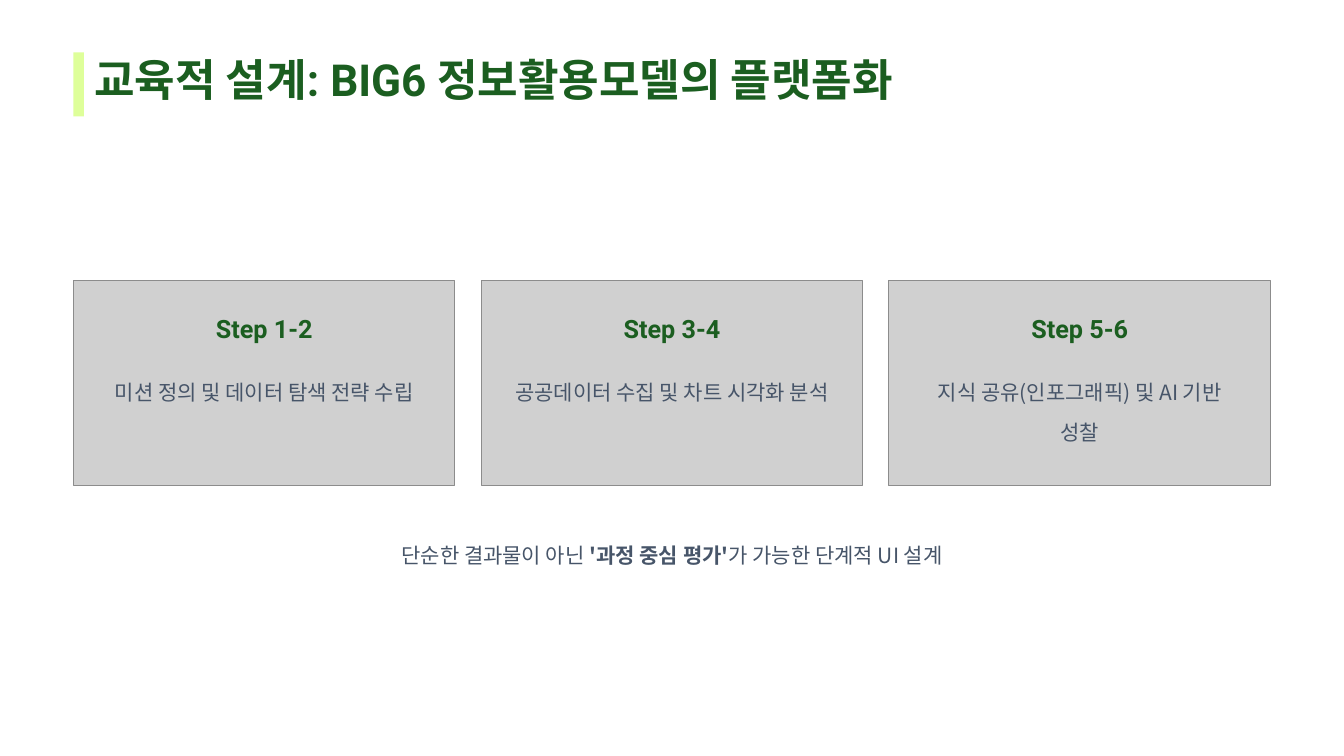
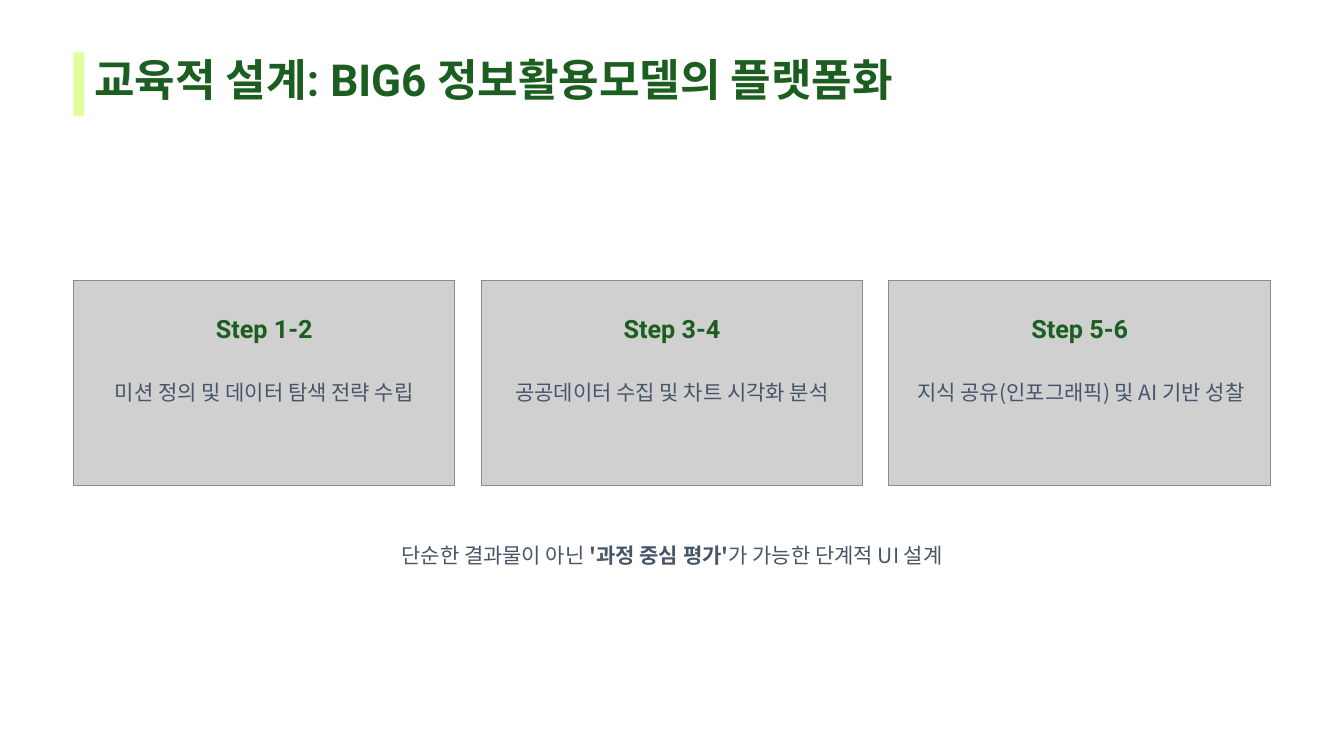
Before and after one commit to ses5848-commits/netzero, a slide deck: slide 5 of 넷제로 데이터 랩.pptx. Drawn at 1344x756 pixels with LibreOffice and Linux fonts; fonts in the diff are those of the drawing; grey boxes stand for pictures; background and template pictures are left out. Boxes give left, top, right and bottom in pixels: in the first picture for what was removed or moved away, otherwise in the second. Text is boxed around its words. In the diff, an @@ line names an element or a change of style, - is before the commit and + after.

```diff
--- a/넷제로 데이터 랩.pptx
+++ b/넷제로 데이터 랩.pptx
@@ text "지식 공유(인포그래픽) 및 AI 기반 ..." rewrapped from [938,382,1222,442] to [917,382,1245,404] @@
```
Also in this commit, not shown: 4 other slides changed, 1 other file.
